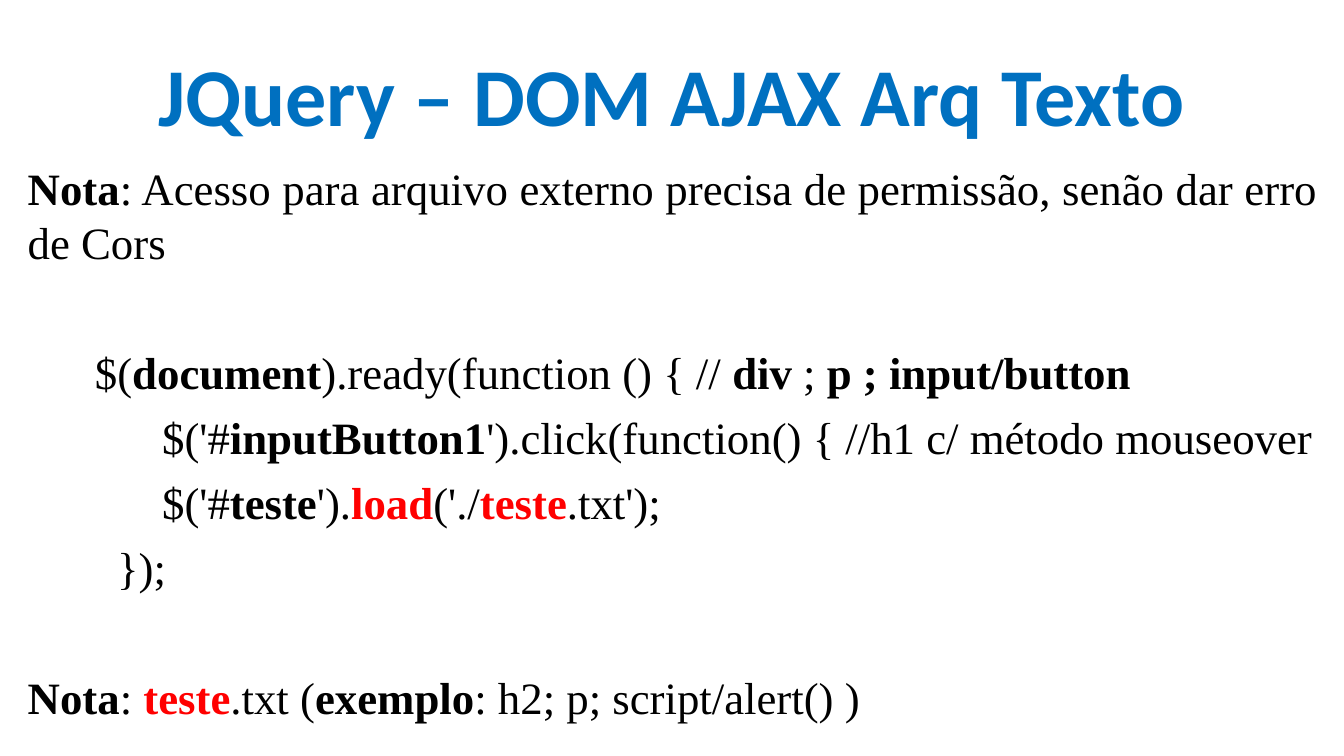
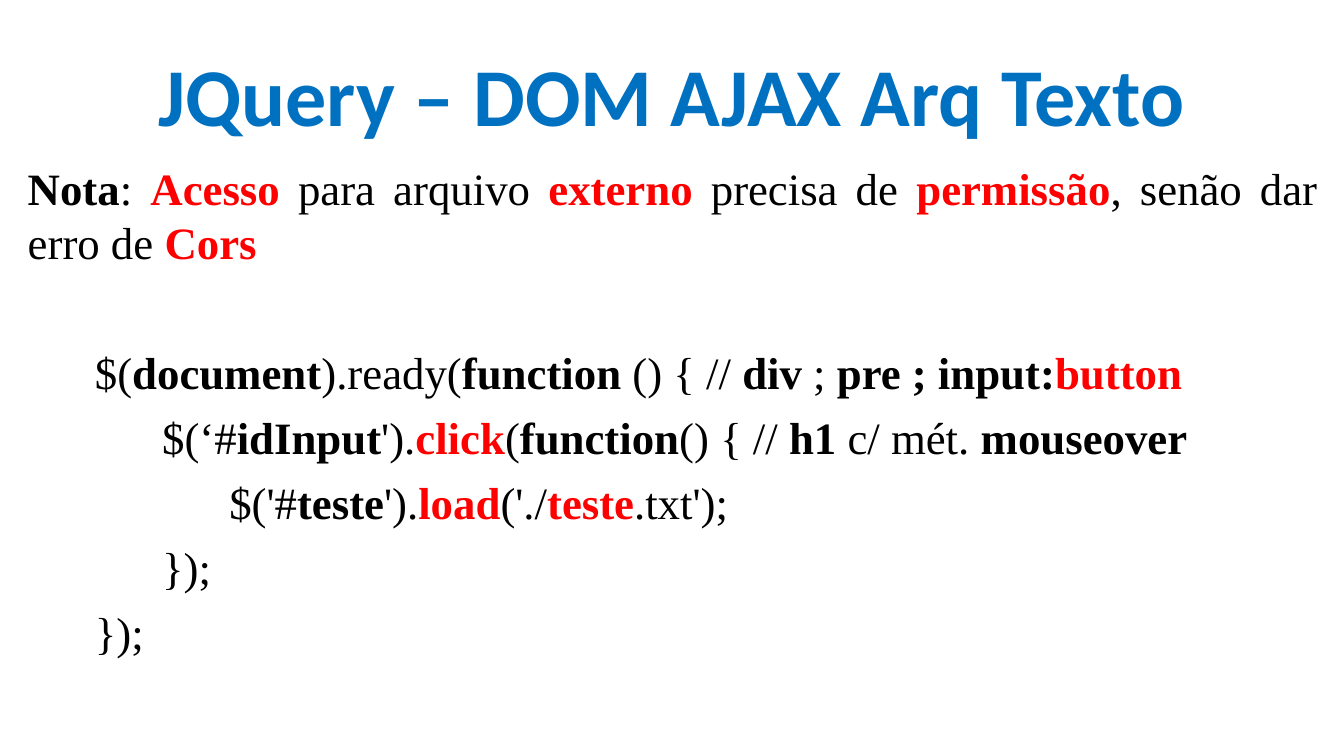
Before and after one commit to CloudEducationBrazil/WydenDesenvolvimentoWebPHP, a slide deck: slide 28 of 01 Classes/Aula 11 Desenvolvimento Web PHP - JQuery.pptx. Drawn at 1344x756 pixels with LibreOffice and Linux fonts; fonts in the diff are those of the drawing; background and template pictures are left out. Boxes give left, top, right and bottom in pixels: in the first picture for what was removed or moved away, otherwise in the second. Text is boxed around its words. In the diff, an @@ line names an element or a change of style, - is before the commit and + after.

```diff
--- a/01 Classes/Aula 11 Desenvolvimento Web PHP - JQuery.pptx
+++ b/01 Classes/Aula 11 Desenvolvimento Web PHP - JQuery.pptx
@@ text at (28,173,1317,260): text colour #000000 to #FF0000, bold on in "Acesso externo permissão, Cors" @@
@@ text at (95,356,1187,464): text changed; bold on @@
-$(document).ready(function () { // div ; p ; input/button
-$('#inputButton1').click(function() { //h1 c/ método mouseover
+$(document).ready(function () { // div ; pre ; input:button
+$(‘#idInput').click(function() { // h1 c/ mét. mouseover
@@ text at (28,683,833,723): text changed @@
-Nota: teste.txt (exemplo: h2; p; script/alert() )
+});
```
Also in this commit, not shown: 18 other slides changed, 25 other files.
